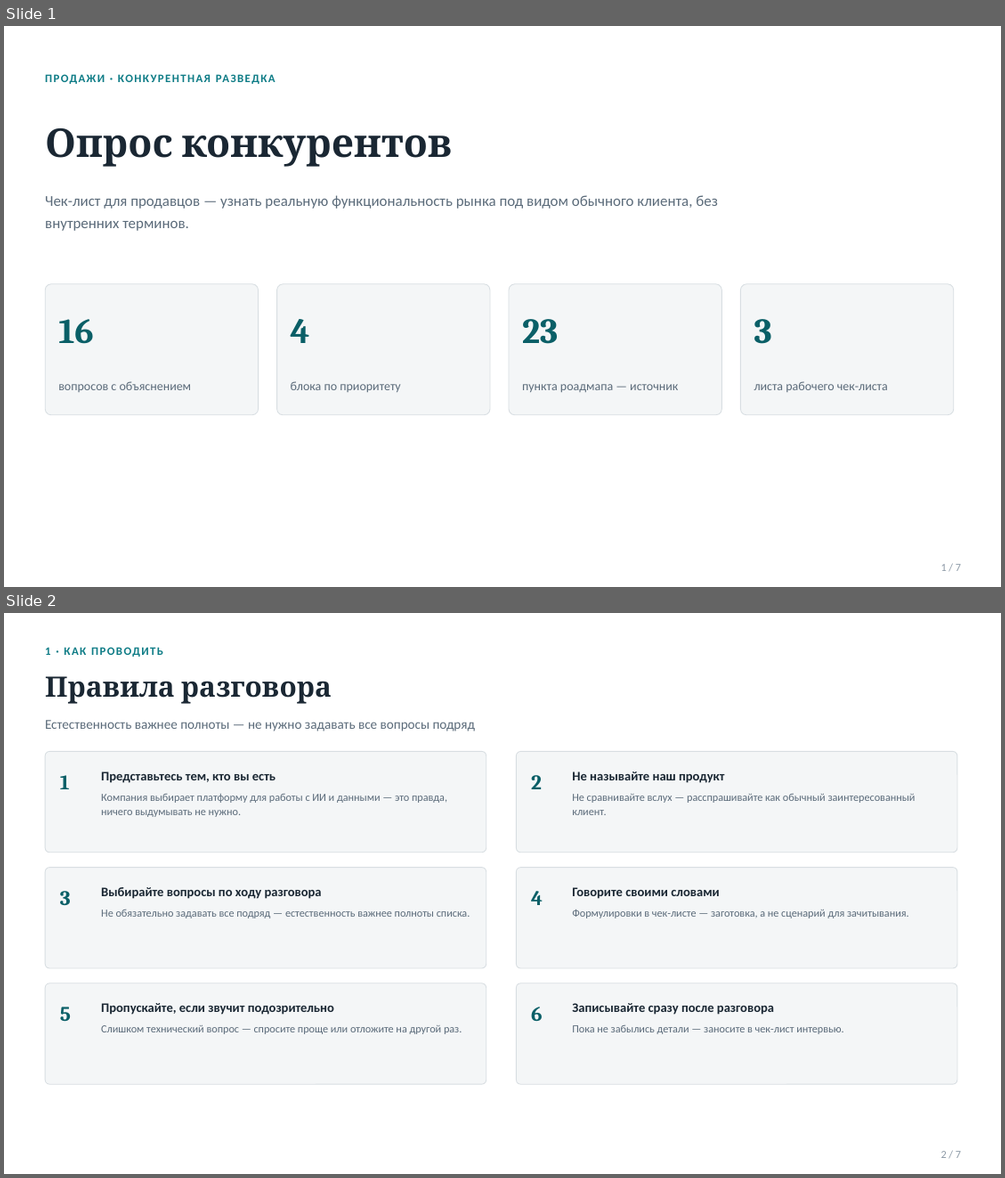
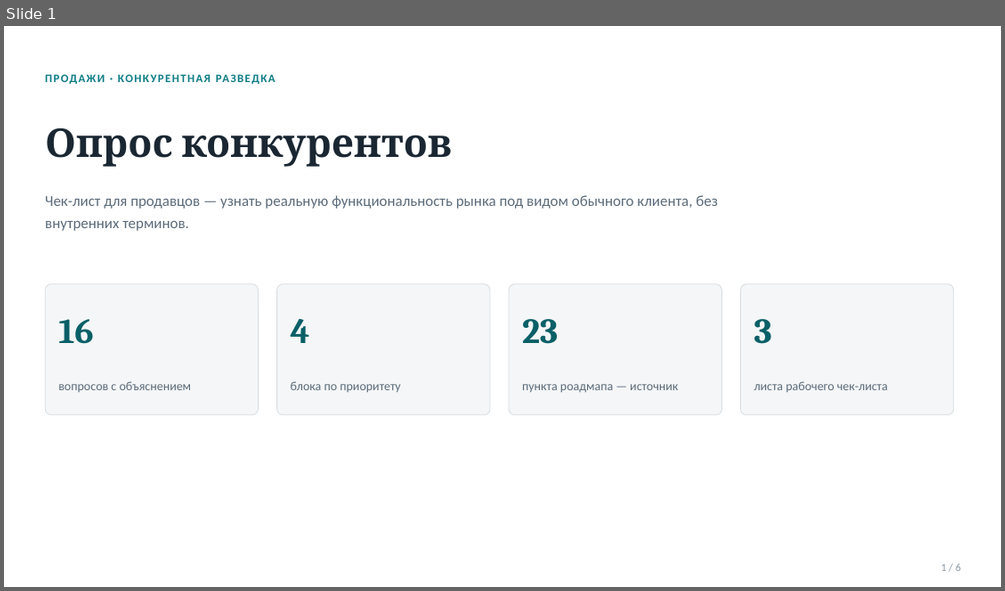
Before and after one commit to vladilslavandrosov-prog/job-RAG, a slide deck: docs/sales-enablement/opros-konkurentov-presentation.pptx. Shown one above the other, each under a label of ours: slides 1 and 2 before the commit, slide 1 after it. The pictures are 1005x1178 and 1005x591 pixels, drawn with LibreOffice and Linux fonts; fonts in the diff are those of the drawing. Boxes give left, top, right and bottom in pixels: in the first picture for what was removed or moved away, otherwise in the second. Text is boxed around its words. In the diff, an @@ line names an element or a change of style, - is before the commit and + after.

```diff
--- a/docs/sales-enablement/opros-konkurentov-presentation.pptx
+++ b/docs/sales-enablement/opros-konkurentov-presentation.pptx
@@ slide 2 removed at box(4, 613, 1001, 1174), background #FFFFFF @@
@@ text removed at box(45, 647, 50, 655) @@
-1 · КАК ПРОВОДИТЬ
@@ text removed at box(45, 676, 332, 704) @@
-Правила разговора
@@ text removed at box(45, 720, 475, 731) @@
-Естественность важнее полноты — не нужно задавать все вопросы подряд
@@ rounded rectangle removed at box(45, 751, 486, 852) @@
@@ text removed at box(101, 771, 275, 783) @@
-Представьтесь тем, кто вы есть
@@ rounded rectangle removed at box(517, 751, 957, 852) @@
@@ text removed at box(572, 771, 724, 783) @@
-Не называйте наш продукт
@@ text removed at box(60, 775, 70, 789) @@
-1
@@ text removed at box(101, 794, 447, 817) @@
-Компания выбирает платформу для работы с ИИ и данными — это правда, ничего выдумывать не нужно.
@@ text removed at box(531, 775, 542, 789) @@
-2
@@ text removed at box(572, 793, 915, 815) @@
-Не сравнивайте вслух — расспрашивайте как обычный заинтересованный клиент.
@@ rounded rectangle removed at box(45, 868, 486, 968) @@
@@ rounded rectangle removed at box(517, 868, 957, 968) @@
@@ text removed at box(60, 891, 71, 905) @@
-3
@@ text removed at box(101, 887, 322, 899) @@
-Выбирайте вопросы по ходу разговора
@@ text removed at box(531, 891, 542, 905) @@
-4
@@ text removed at box(572, 887, 719, 899) @@
-Говорите своими словами
@@ text removed at box(101, 909, 470, 918) @@
-Не обязательно задавать все подряд — естественность важнее полноты списка.
@@ text removed at box(572, 909, 909, 918) @@
-Формулировки в чек-листе — заготовка, а не сценарий для зачитывания.
@@ rounded rectangle removed at box(45, 983, 486, 1084) @@
@@ rounded rectangle removed at box(517, 983, 957, 1084) @@
@@ text removed at box(60, 1006, 71, 1021) @@
-5
@@ text removed at box(101, 1003, 334, 1014) @@
-Пропускайте, если звучит подозрительно
@@ text removed at box(531, 1006, 542, 1021) @@
-6
@@ text removed at box(572, 1003, 774, 1014) @@
-Записывайте сразу после разговора
@@ text removed at box(101, 1025, 461, 1034) @@
-Слишком технический вопрос — спросите проще или отложите на другой раз.
@@ text removed at box(572, 1024, 844, 1034) @@
-Пока не забылись детали — заносите в чек-лист интервью.
@@ text removed at box(941, 1151, 961, 1158) @@
-2 / 7
@@ slide 1 changed as well @@
@@ text at box(941, 564, 961, 571): text changed @@
-1 / 7
+1 / 6
```
Also in this commit, not shown: 4 other slides changed, 1 slide added, 1 other slide removed, 1 other file.
